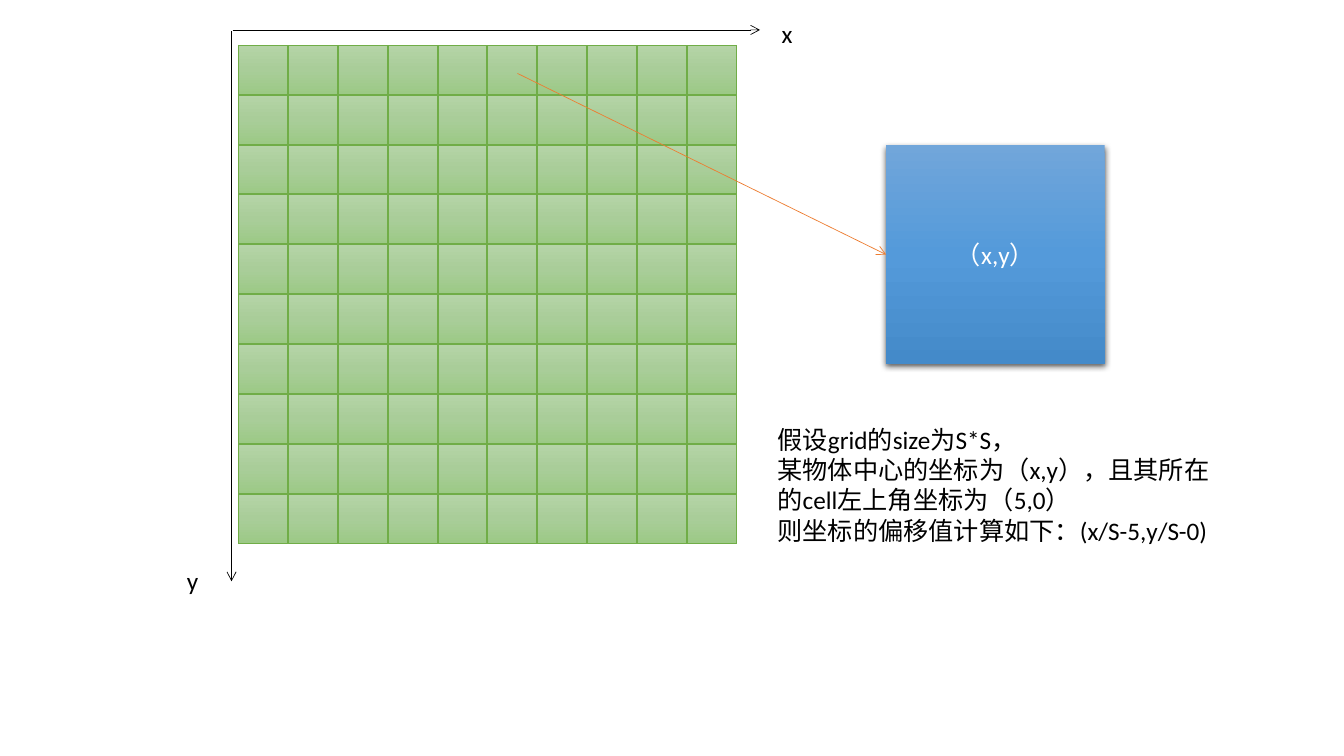
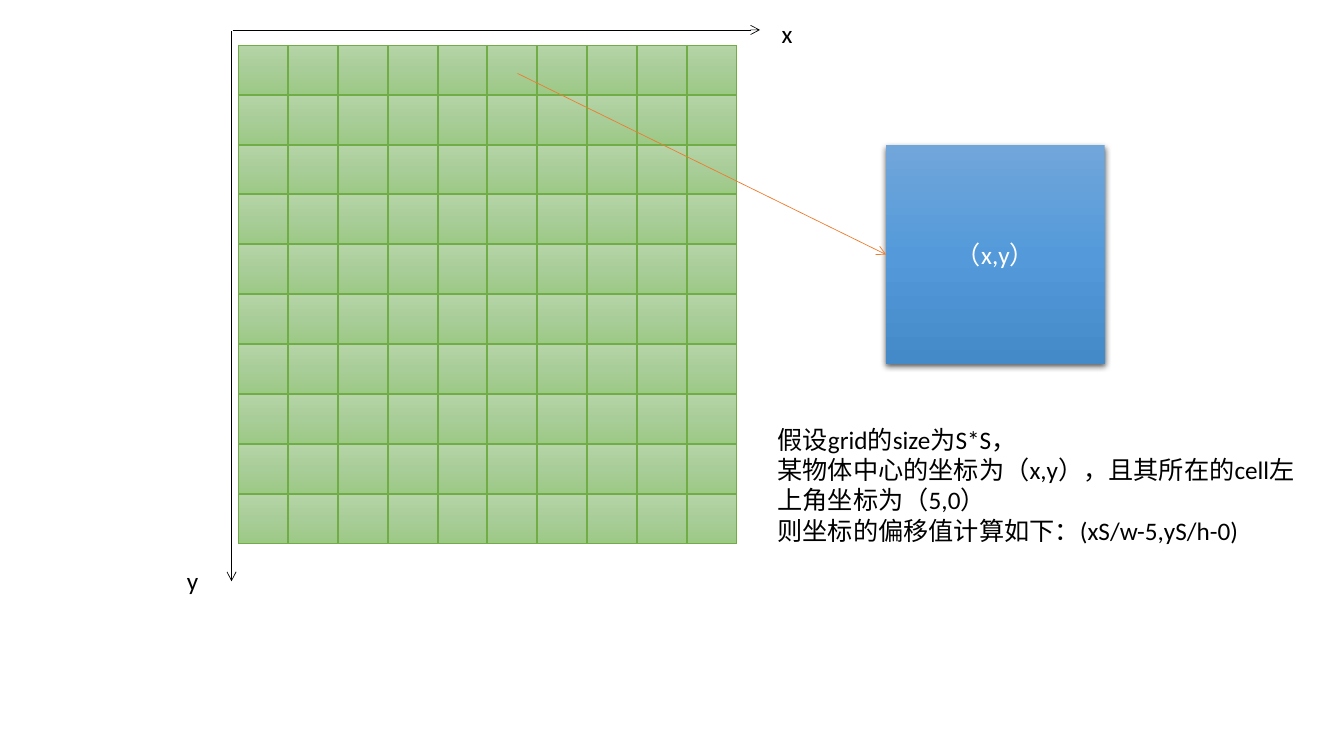
Before and after one commit to eccstartup/ObejectDetection, a slide deck: slide 1 of pics/draw.pptx. Drawn at 1344x756 pixels with LibreOffice and Linux fonts; fonts in the diff are those of the drawing. Boxes give left, top, right and bottom in pixels: in the first picture for what was removed or moved away, otherwise in the second. Text is boxed around its words. In the diff, an @@ line names an element or a change of style, - is before the commit and + after.

```diff
--- a/pics/draw.pptx
+++ b/pics/draw.pptx
@@ text at (x1=778, y1=518, x2=1238, y2=544): text changed @@
-则坐标的偏移值计算如下：(x/S-5,y/S-0)
+则坐标的偏移值计算如下：(xS/w-5,yS/h-0)
```
Also in this commit, not shown: 5 other files.
